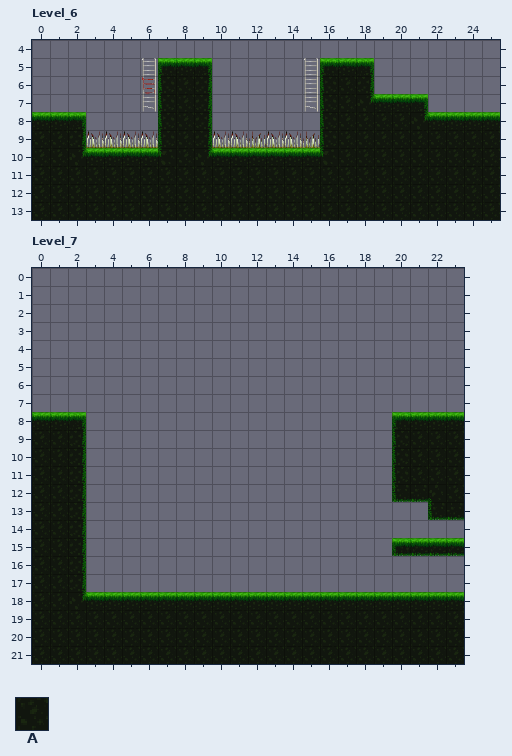
LDtk project: Assets/Mefedron(kolya)/LDtk_Lvls/Lvl_3.ldtk. The picture above was drawn from the file before the commit.
Cells are 32x32 px. Shown: Level_6 x 0..25, y 4..13; Level_7 x 0..23, y 0..21. The commit also changed other parts of the map, which this record leaves out.
Key: from "Ground": A 1 "Ground".
_ is an empty cell.
Layers that did not change in this view are not listed.
Layer "Ground" before, Level_7, first column x 0:
 0 ________________________
 1 ________________________
 2 ________________________
 3 ________________________
 4 ________________________
 5 ________________________
 6 ________________________
 7 ________________________
 8 AAA_________________AAAA
 9 AAA_________________AAAA
10 AAA_________________AAAA
11 AAA_________________AAAA
12 AAA_________________AAAA
13 AAA___________________AA
14 AAA_____________________
15 AAA_________________AAAA
16 AAA_____________________
17 AAA_____________________
18 AAAAAAAAAAAAAAAAAAAAAAAA
19 AAAAAAAAAAAAAAAAAAAAAAAA
20 AAAAAAAAAAAAAAAAAAAAAAAA
21 AAAAAAAAAAAAAAAAAAAAAAAA
The result:
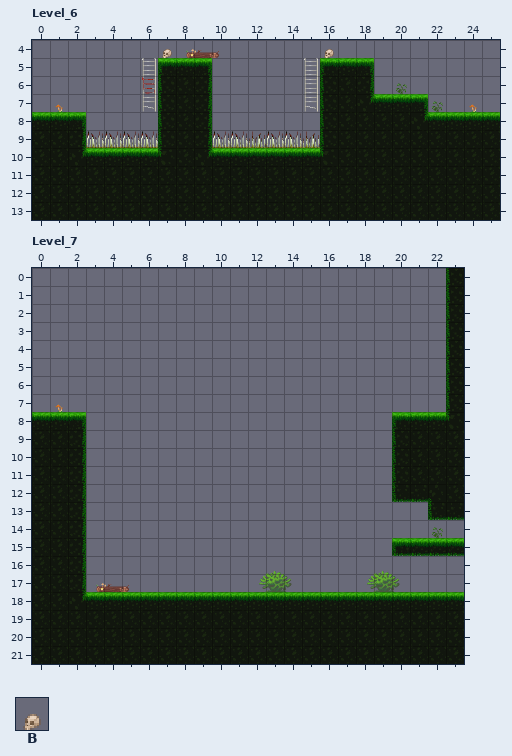
Further tiles: from "Objects": B 1 "Objects".
Tiles of an added or newly shown layer are drawn over the layers below it.
Change:
Layer "Objects" (added), Level_6:
Tile B now appears in row 4 at x 7, 9 and 16; in row 6 at x 20; in row 7 at x 1, 22 and 24.
Layer "Ground", Level_7:
Tile A now appears in rows 0 to 7 at x 23.
Layer "Objects" (added), Level_7:
Tile B now appears in row 7 at x 1; in row 14 at x 22; in row 17 at x 4, 13 and 19.
